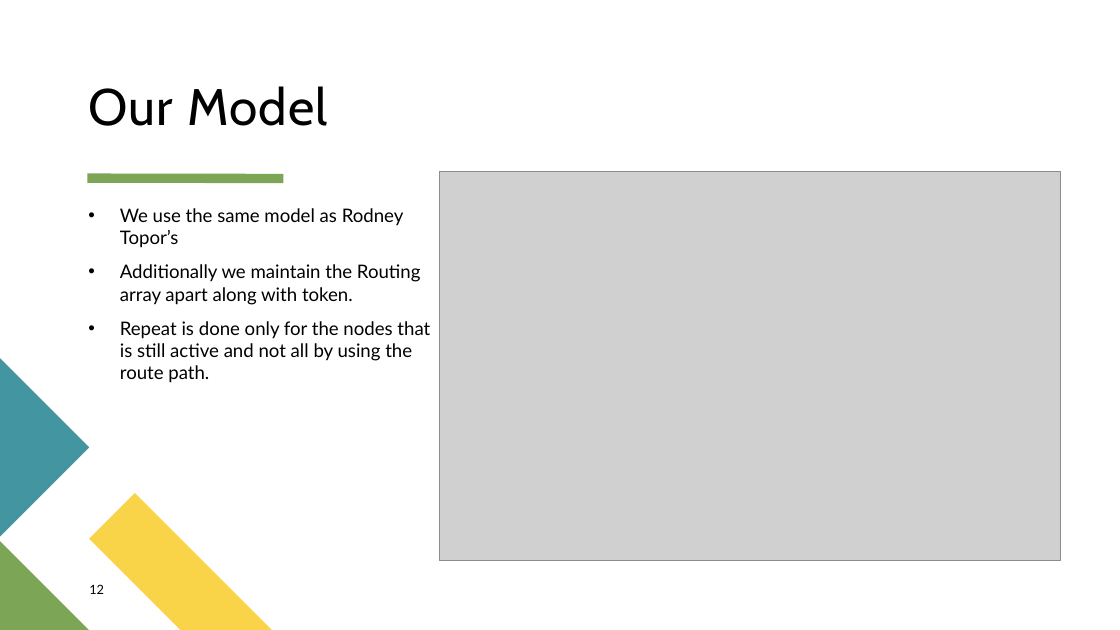
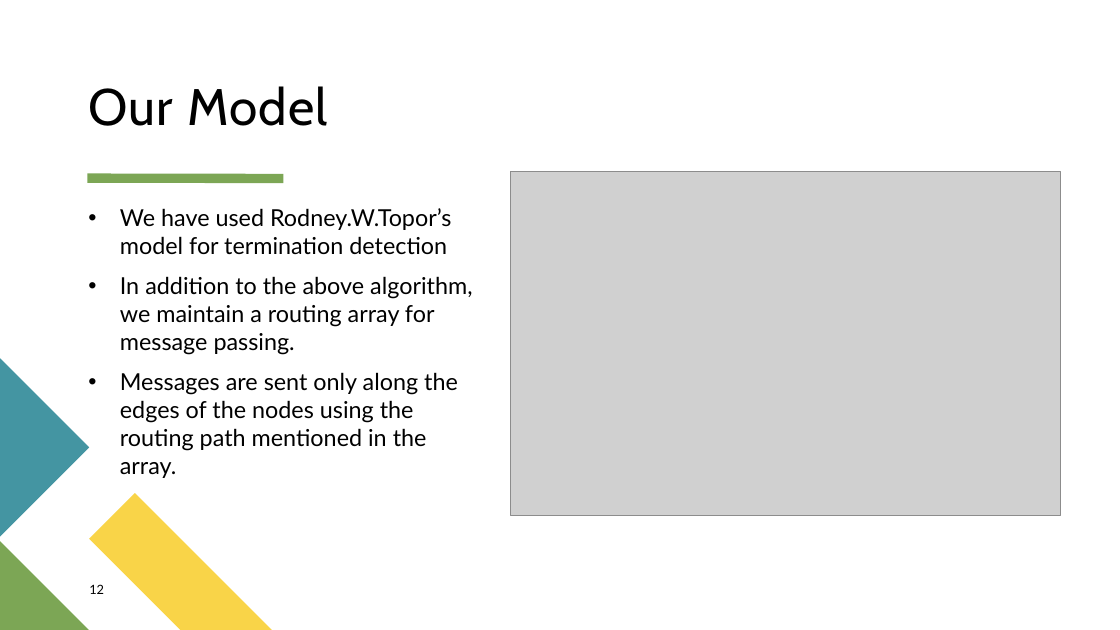
Before and after one commit to adisarip/DS_Project, a slide deck: slide 12 of presentation/Presentation.pptx. Drawn at 1120x630 pixels with LibreOffice and Linux fonts; fonts in the diff are those of the drawing; grey boxes stand for pictures. Boxes give left, top, right and bottom in pixels: in the first picture for what was removed or moved away, otherwise in the second. Text is boxed around its words. In the diff, an @@ line names an element or a change of style, - is before the commit and + after.

```diff
--- a/presentation/Presentation.pptx
+++ b/presentation/Presentation.pptx
@@ picture: place and size @@
-picture at (439, 171, 1060, 560)
+picture at (511, 171, 1060, 516)
@@ text at (120, 208, 472, 478): text changed; size 16 to 20 pt @@
-• We use the same model as Rodney Topor’s
-• Additionally we maintain the Routing array apart along with token.
-• Repeat is done only for the nodes that is still active and not all by using the route path.
+• We have used Rodney.W.Topor’s model for termination detection
+• In addition to the above algorithm, we maintain a routing array for message passing.
+• Messages are sent only along the edges of the nodes using the routing path mentioned in the array.
```
Also in this commit, not shown: 9 other slides changed.
